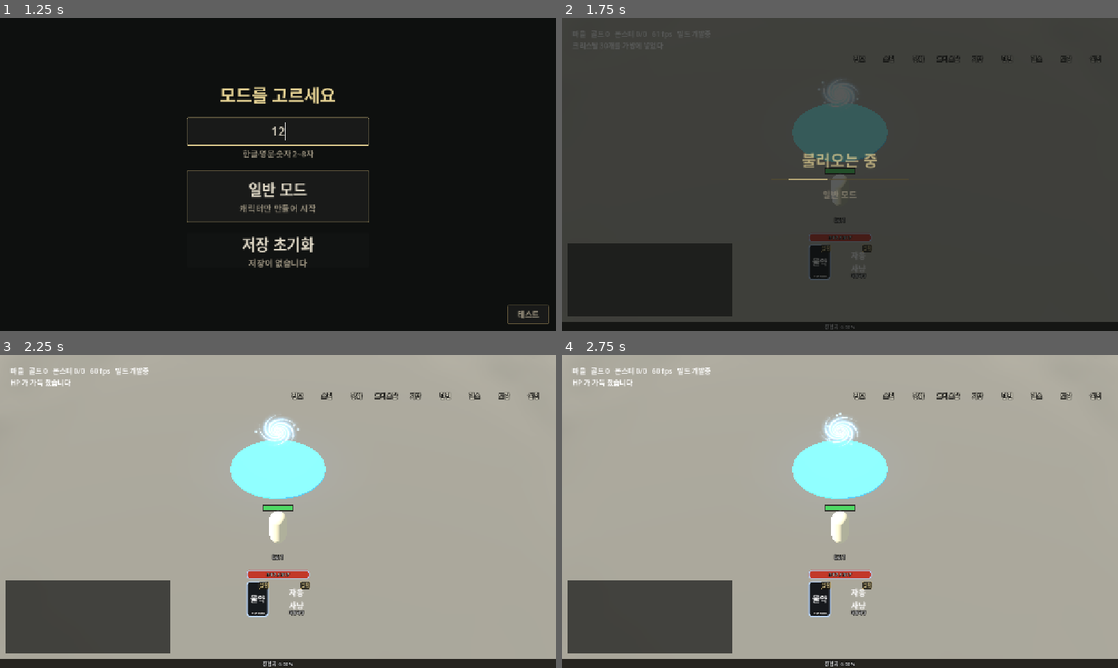
Above: before the commit, frames 1-4 (two rows, left to right).
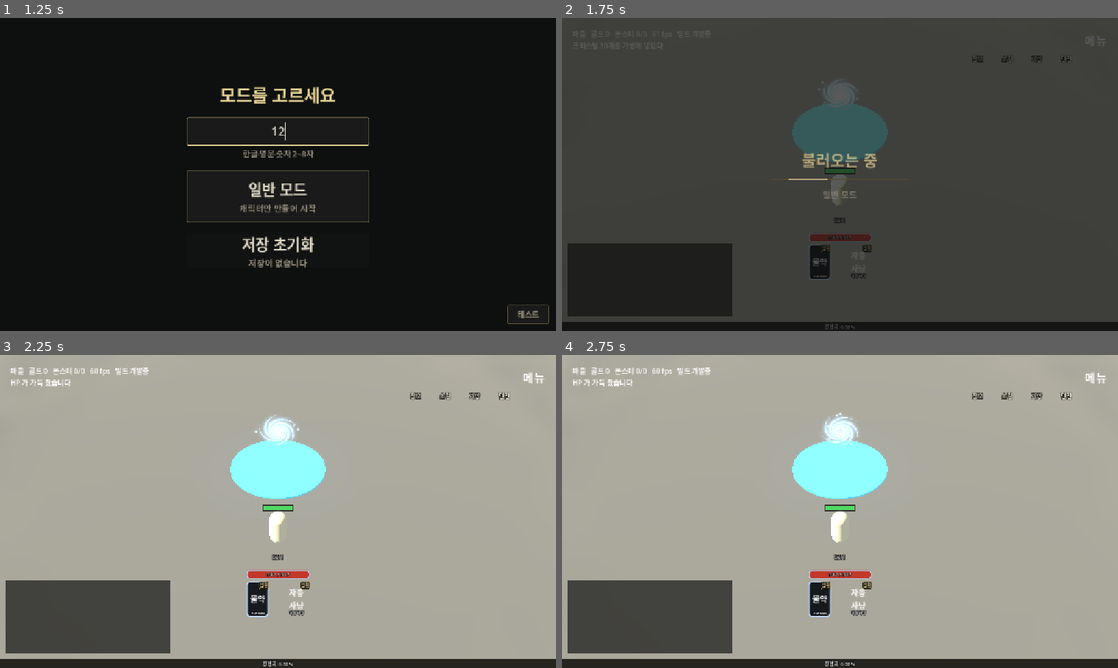
Above: after the commit, the same moments.

Repository: gogoalswo/MMORPG
Game: Godot game, scene res://start.tscn
Same seed, same stepped clock (60 frames per second), same inputs: the game is played once before the commit and once after it.
Inputs (mouse positions are in pixels of both pictures, inside the frame that each line leads up to):
- Up to frame 1 (1.25 s): click (278, 130) at 0.52 s; type "12" at 0.6 s
- Up to frame 2 (1.75 s): click (840, 196) at 1.27 s
- Up to frame 3 (2.25 s): click (255, 599) at 2 s
- Up to frame 4 (2.75 s): no input

Frame 1 is identical in both runs. In frame 2, 0.2% of the frame differs, in the area x 52-98%, y 5-15%; in frame 3, 0.4%; in frame 4, 0.4%.

Commit message:
메뉴를 ≡ 판으로 접고 장비 도감 마무리 — 아이콘 셋 · 문서
오른쪽 위 메뉴: 평소엔 정보·스킬·가방·던전 + ≡, 누르면 어두운 판이
펼쳐져 나머지가 4열로 서고 ≡ 자리에 X (요청 그림대로). 단추가 아홉이
되며 마을가기와 겹치던 것도 이것으로 풀렸다. 도감·≡·X 아이콘은 HUD
아이콘 기준 프롬프트로 바르코에서 뽑았다. codex.md 새로 쓰고 hud.md 에
"메뉴 판" 절.

Co-Authored-By: Claude Opus 5.5 <noreply@anthropic.com>
Claude-Session: https://claude.ai/code/session_013e2iJ4N6muS2TUA8goLhcE

Diff:
--- a/godot/game/game.gd
+++ b/godot/game/game.gd
@@ -124,6 +124,13 @@
 ## 오른쪽 위 메뉴 단추 (스킬·가방). 엄지로 누르니 퀵슬롯과 비슷한 크기다.
 ## **테두리가 없다** — 받은 그림이 그렇다 (2026-09-20). 그래서 아이콘을 거의 꽉 채운다
 const MENU_BTN := 62
+## 평소 줄에 늘 서는 메뉴 — 이름(글자)으로 고른다. 나머지는 ≡ 를 눌러야 펼쳐진다 (2026-10-01 요청 그림:
+## 다른 게임의 메뉴 — 평소엔 아이콘 넷 + ≡, 누르면 판이 펼쳐지고 ≡ 자리가 X)
+const MENU_QUICK := ["정보", "스킬", "가방", "던전"]
+## 펼친 판의 열 수 · 판 안 여백 · 줄 간격
+const MENU_SHEET_COLUMNS := 4
+const MENU_SHEET_PAD := 12
+const MENU_SHEET_ROW_GAP := 10
 ## HUD 위쪽 가운데 "마을가기" 단추 크기
 const HOME_BUTTON_SIZE := Vector2(140, 48)
 const MENU_INSET := 3
@@ -366,8 +373,15 @@
 var _auto_reset: Button
 ## 창에 지금 그려 둔 순서 — 바뀔 때만 줄을 다시 짓는다 (빈 글자면 다음에 반드시 짓는다)
 var _auto_shown := ""
-## 오른쪽 위 메뉴 단추 둘 (스킬·가방)
+## 오른쪽 위 메뉴 단추 전부 — 순서는 정보 · 스킬 · 강화 · 크리스탈 · 가방 · 던전 · 헬스 · 도감 · (랭킹) · 설정.
+## 평소 줄에 서는 것(`MENU_QUICK`)과 ≡ 를 눌러 펼치는 판에 서는 것으로 나뉜다 (2026-10-01)
 var _menu_cells: Array = []
+## 평소 줄 · 펼친 판 · 판의 칸 격자 · ≡ / X 단추
+var _menu_bar: HBoxContainer
+var _menu_sheet: PanelContainer
+var _menu_grid: GridContainer
+var _menu_open_cell: Control
+var _menu_close_cell: Control
 ## 가방 단추의 빨간 점 (`_add_red_dot`). 장비를 얻으면 켜고, 가방을 열면 끈다
 var _bag_dot: Control
 ## 설계 창 단추 — 오른쪽 맨 아래, 알파 0 (안 보이지만 눌린다)
@@ -2817,9 +2831,13 @@
 	column.grow_horizontal = Control.GROW_DIRECTION_BOTH
 	column.grow_vertical = Control.GROW_DIRECTION_BEGIN
 
+	# ≡ 를 누르면 펼쳐지는 판 — 평소 줄보다 **먼저** 단다 (줄이 판 위에 얹혀 그대로 보인다)
+	_build_menu_sheet()
 	var menu := HBoxContainer.new()
+	menu.name = "MenuBar"
 	menu.add_theme_constant_override("separation", 6)
 	_ui_root.add_child(menu)
+	_menu_bar = menu
 
 	# 오른쪽 위 메뉴. 2026-09-19 에 글자를 뺐다가 **2026-09-28 에 다시 아래에 달았다** —
 	# 그림만으로는 무엇인지 헷갈린다는 요청 ("이런식으로 텍스트 넣도록"). 그림도 같은 날
@@ -2852,8 +2870,28 @@
 	# 설정 — 메뉴 맨 끝 (2026-09-30 요청 "볼륨 조절 하는 기능 추가해"). 지금은 소리 크기만 있다.
 	# 그림(`ui_icon_settings`)은 아직 없어서 이름 글자만 선다
 	_menu_cells.append(_icon_button("ui_icon_settings", "설정", _toggle_sound_panel, MENU_BTN, true))
+	# 평소 줄엔 `MENU_QUICK` 넷만, 나머지는 펼친 판의 격자로 (2026-10-01 요청 그림)
 	for cell in _menu_cells:
-		menu.add_child(cell)
+		var hit: Button = cell.get_node("hit")
+		if hit.tooltip_text in MENU_QUICK:
+			menu.add_child(cell)
+		else:
+			_menu_grid.add_child(cell)
+			# 판 안 단추를 누르면 그 창이 열리고 판은 접힌다
+			hit.pressed.connect(_close_menu)
+	# 줄 맨 오른쪽 ≡ — 누르면 판이 펼쳐지고 그 자리에 X 가 선다. 글자 줄이 없어 아이콘 높이(위)에 맞춘다
+	_menu_open_cell = _icon_button("ui_icon_menu", "메뉴", _toggle_menu, MENU_BTN)
+	_menu_open_cell.name = "MenuOpen"
+	_menu_close_cell = _icon_button("ui_icon_menu_close", "닫기", _toggle_menu, MENU_BTN)
+	_menu_close_cell.name = "MenuClose"
+	for each: Control in [_menu_open_cell, _menu_close_cell]:
+		each.size_flags_vertical = Control.SIZE_SHRINK_BEGIN
+		menu.add_child(each)
+	_menu_close_cell.visible = false
+	# 판 맨 위는 평소 줄이 얹히는 자리 — 줄 크기를 그대로 따라간다
+	var room: Control = _menu_sheet.find_child("bar_room", true, false)
+	room.custom_minimum_size = menu.get_combined_minimum_size()
+	menu.resized.connect(func() -> void: room.custom_minimum_size = menu.size)
 	_bag_dot = _add_red_dot(bag_cell)
 	# 배울 수 있는 패시브 단계가 있으면 켠다 — `_refresh_status` 가 매 프레임 맞춘다 (2026-09-29 요청)
 	_skill_dot = _add_red_dot(skill_cell)
@@ -4438,6 +4476,61 @@
 	_close_button(_codex_panel, _toggle_codex, 0)
 
 
+## ≡ 를 눌러 펼치는 메뉴 판 (2026-10-01 요청: "오른쪽 위에 x버튼을 평소에는 … 3줄 짜리 ui 아이콘 만들고
+## 누르면 … 아이콘 나열되게"). 어두운 판 + 얇은 금테(ui-art-style.md), 맨 위는 평소 줄이 얹히는 빈 자리,
+## 구분선 아래에 나머지 단추가 `MENU_SHEET_COLUMNS` 열로 선다. 열 간격이 평소 줄과 같아 칸이 줄 아래에 맞는다
+func _build_menu_sheet() -> void:
+	_menu_sheet = PanelContainer.new()
+	_menu_sheet.name = "MenuSheet"
+	var box := StyleBoxFlat.new()
+	box.bg_color = Color(0.06, 0.055, 0.045, 0.94)
+	box.border_color = Color(GatePanel.CARD_GOLD, 0.55)
+	box.set_border_width_all(1)
+	box.set_corner_radius_all(6)
+	box.set_content_margin_all(MENU_SHEET_PAD)
+	_menu_sheet.add_theme_stylebox_override("panel", box)
+	var column := VBoxContainer.new()
+	column.add_theme_constant_override("separation", MENU_SHEET_ROW_GAP)
+	_menu_sheet.add_child(column)
+	var room := Control.new()
+	room.name = "bar_room"
+	room.mouse_filter = Control.MOUSE_FILTER_IGNORE
+	column.add_child(room)
+	var rule := ColorRect.new()
+	rule.color = GatePanel.HEAD_LINE
+	rule.custom_minimum_size = Vector2(0, 1)
+	rule.mouse_filter = Control.MOUSE_FILTER_IGNORE
+	column.add_child(rule)
+	_menu_grid = GridContainer.new()
+	_menu_grid.name = "MenuGrid"
+	_menu_grid.columns = MENU_SHEET_COLUMNS
+	_menu_grid.add_theme_constant_override("h_separation", 6)
+	_menu_grid.add_theme_constant_override("v_separation", MENU_SHEET_ROW_GAP)
+	column.add_child(_menu_grid)
+	_menu_sheet.visible = false
+	_ui_root.add_child(_menu_sheet)
+	# 평소 줄(위·오른쪽 20)을 판 여백만큼 감싼다 — 판 안쪽 왼쪽 끝이 줄 왼쪽 끝과 맞는다
+	_menu_sheet.set_anchors_and_offsets_preset(
+		Control.PRESET_TOP_RIGHT, Control.PRESET_MODE_MINSIZE, 20 - MENU_SHEET_PAD
+	)
+	_menu_sheet.grow_horizontal = Control.GROW_DIRECTION_BEGIN
+
+
+## ≡ / X — 판을 펼치거나 접는다
+func _toggle_menu() -> void:
+	_set_menu_open(not _menu_sheet.visible)
+
+
+func _close_menu() -> void:
+	_set_menu_open(false)
+
+
+func _set_menu_open(on: bool) -> void:
+	_menu_sheet.visible = on
+	_menu_open_cell.visible = not on
+	_menu_close_cell.visible = on
+
+
 func _open_gate() -> void:
 	_dungeon_panel.visible = false
 	_fitness_panel.visible = false
--- a/godot/tests/ui_test.gd
+++ b/godot/tests/ui_test.gd
@@ -607,6 +607,31 @@
 		_fail("메뉴 단추가 오른쪽 위에 안 붙었다: %s / %s" % [skill_rect, bag_rect])
 	if skill_rect.intersects(hp_rect) or skill_rect.intersects(badge):
 		_fail("메뉴 단추가 퀵슬롯 위 묶음과 겹친다")
+	# 평소 줄은 정보 · 스킬 · 가방 · 던전 + ≡ 이고, 나머지는 ≡ 를 눌러 펼치는 판에 선다 (2026-10-01 요청 그림)
+	var bar: Array = []
+	for c in game._menu_bar.get_children():
+		if c.visible:
+			var cap: Label = c.find_child("caption", true, false)
+			bar.append(cap.text if cap else str(c.name))
+	if bar != ["정보", "스킬", "가방", "던전", "MenuOpen"]:
+		_fail("평소 메뉴 줄이 %s" % [bar])
+	if game._menu_sheet.visible:
+		_fail("처음부터 메뉴 판이 펼쳐져 있다")
+	game._menu_open_cell.find_child("hit", true, false).pressed.emit()
+	await process_frame
+	await process_frame
+	var sheet: Rect2 = game._menu_sheet.get_global_rect()
+	if not game._menu_sheet.visible or game._menu_open_cell.visible or not game._menu_close_cell.visible:
+		_fail("≡ 를 눌렀는데 판 %s · ≡ %s · X %s" % [game._menu_sheet.visible, game._menu_open_cell.visible, game._menu_close_cell.visible])
+	elif not Rect2(Vector2.ZERO, screen).encloses(sheet):
+		_fail("펼친 메뉴 판이 화면 밖이다: %s" % sheet)
+	if game._menu_grid.get_child_count() != game._menu_cells.size() - 4:
+		_fail("판 안 단추가 %d개 (%d개여야 한다)" % [game._menu_grid.get_child_count(), game._menu_cells.size() - 4])
+	# 판의 첫 칸은 평소 줄 첫 칸 바로 아래 같은 열이다 (열 간격이 같다)
+	var first_bar: Rect2 = game._menu_cells[0].get_global_rect()
+	var first_grid: Rect2 = (game._menu_grid.get_child(0) as Control).get_global_rect()
+	if absf(first_grid.position.x - first_bar.position.x) > 1.0 or first_grid.position.y <= first_bar.end.y:
+		_fail("판 첫 칸이 줄 첫 칸 아래가 아니다: 줄 %s · 판 %s" % [first_bar, first_grid])
 	# 아이콘 아래 이름 글자 (2026-09-28 요청) — 여섯 단추 모두, 칸 안에서 안 잘리고 아이콘 아래에 붙는다
 	var names := ["정보", "스킬", "강화", "크리스탈", "가방", "던전"]
 	for i in names.size():
@@ -626,6 +651,24 @@
 		elif caption.get_global_rect().position.y < (pics[0] as Control).get_global_rect().end.y:
 			_fail("메뉴 글자 '%s' 가 아이콘과 겹친다: 글자 %s · 아이콘 %s" % [names[i], caption.get_global_rect(), (pics[0] as Control).get_global_rect()])
 
+	# 강화 · 크리스탈은 판 안에 나란히 (강화가 왼쪽)
+	var enh_rect: Rect2 = game._menu_cells[2].get_global_rect()
+	var cry_rect: Rect2 = game._menu_cells[3].get_global_rect()
+	if absf(cry_rect.position.x - enh_rect.end.x - 6.0) > 1.0 or absf(enh_rect.position.y - cry_rect.position.y) > 1.0:
+		_fail("판 안 강화 · 크리스탈이 나란하지 않다: 강화 %s · 크리스탈 %s" % [enh_rect, cry_rect])
+	# 판 안 단추를 누르면 그 창이 열리고 판은 접힌다 — X 로도 접힌다
+	game._menu_cells[3].find_child("hit", true, false).pressed.emit()
+	await process_frame
+	if game._menu_sheet.visible or not game._crystal_panel.visible:
+		_fail("판 안 크리스탈을 눌렀는데 판 %s · 크리스탈 창 %s" % [game._menu_sheet.visible, game._crystal_panel.visible])
+	game._menu_cells[3].find_child("hit", true, false).pressed.emit()
+	await process_frame
+	game._menu_open_cell.find_child("hit", true, false).pressed.emit()
+	game._menu_close_cell.find_child("hit", true, false).pressed.emit()
+	if game._menu_sheet.visible or not game._menu_open_cell.visible:
+		_fail("X 를 눌렀는데 판이 안 접혔다")
+	print("  메뉴: 줄 %s · 판 %s · 판 안 %d칸" % [bar, sheet, game._menu_grid.get_child_count()])
+
 	# 눌러서 창이 열린다
 	game._menu_cells[1].find_child("hit", true, false).pressed.emit()
 	await process_frame
@@ -638,11 +681,8 @@
 		_fail("오른쪽 위 가방 단추를 눌렀는데 가방이 안 열렸다")
 	game._toggle_bag()
 	await process_frame
-	# 크리스탈 — 가방 **바로 왼쪽**. 누르면 인벤토리·장비 창과 크리스탈 창이 같이 뜨고,
+	# 크리스탈 — ≡ 판 안 (2026-10-01 까지는 가방 바로 왼쪽). 누르면 인벤토리·장비 창과 크리스탈 창이 같이 뜨고,
 	# 장비 칸을 누르면 대상이 된다. 다시 누르면 셋 다 닫힌다
-	var cry_rect: Rect2 = game._menu_cells[3].get_global_rect()
-	if absf(bag_rect.position.x - cry_rect.end.x) > 12.0 or absf(cry_rect.position.y - bag_rect.position.y) > 1.0:
-		_fail("크리스탈 단추가 가방 옆이 아니다: 크리스탈 %s · 가방 %s" % [cry_rect, bag_rect])
 	if game._menu_cells[3].find_children("*", "TextureRect", true, false).is_empty():
 		_fail("크리스탈 단추에 그림이 없다 — npm run sync:godot 을 돌렸나 (ui_icon_crystal)")
 	game._menu_cells[3].find_child("hit", true, false).pressed.emit()
@@ -655,10 +695,7 @@
 	await process_frame
 	if game._crystal_panel.visible or game._bag_panel.visible or game._gear_panel.visible:
 		_fail("크리스탈 단추를 다시 눌렀는데 창이 안 닫혔다")
-	# 강화 — 크리스탈 **바로 왼쪽**. 누르면 강화 팝업이 대상 없이 **단일 강화 · 전체** 목록으로 뜬다 (2026-09-28)
-	var enh_rect: Rect2 = game._menu_cells[2].get_global_rect()
-	if absf(cry_rect.position.x - enh_rect.end.x) > 12.0 or absf(enh_rect.position.y - cry_rect.position.y) > 1.0:
-		_fail("강화 단추가 크리스탈 옆이 아니다: 강화 %s · 크리스탈 %s" % [enh_rect, cry_rect])
+	# 강화 — ≡ 판 안 크리스탈 왼쪽. 누르면 강화 팝업이 대상 없이 **단일 강화 · 전체** 목록으로 뜬다 (2026-09-28)
 	game._menu_cells[2].find_child("hit", true, false).pressed.emit()
 	await process_frame
 	var pop: EnhancePopup = game._enhance
@@ -2695,8 +2732,9 @@
 	if not Rect2(Vector2.ZERO, Vector2(1280, 720)).encloses(box) or box.position.y > 40.0 \
 			or absf(box.get_center().x - 640.0) > 2.0:
 		_fail("마을가기 단추가 위쪽 가운데가 아니다: %s" % box)
-	for cell in game._menu_cells:
-		if box.intersects(cell.get_global_rect()):
+	# 판 안 단추는 ≡ 를 눌렀을 때만 보인다 — 보이는 칸만 본다
+	for cell in game._menu_cells + [game._menu_open_cell]:
+		if (cell as Control).is_visible_in_tree() and box.intersects(cell.get_global_rect()):
 			_fail("마을가기 단추가 메뉴 %s 와 겹친다" % cell.get_global_rect())
 	var line: Label = game._label
 	if box.intersects(Rect2(line.global_position, line.get_minimum_size())):
--- a/godot/tools/shot.gd
+++ b/godot/tools/shot.gd
@@ -628,6 +628,8 @@
 const WINDOW_TOGGLES := {
 	"char": "_toggle_char", "rank": "_toggle_rank", "potion": "_toggle_potion_panel",
 	"auto": "_toggle_auto_panel", "debug": "_toggle_debug",
+	# ≡ 를 눌러 펼친 메뉴 판 · 장비 도감 (2026-10-01)
+	"menu": "_toggle_menu", "codex": "_toggle_codex",
 }
 
 
@@ -637,7 +639,19 @@
 	var player: Dictionary = game._transport._world._players[game._transport.my_id()]
 	player["level"] = LEVEL
 	player["skill_points"] = 99
+	if which == "codex":
+		# 칸이 비어 보이지 않게 — 희귀 몇 칸을 채우고, 넣을 수 있는 장비 몇 개를 가방에 둔다
+		var item := func(slot: String) -> String: return Items.item_id(3, slot)
+		player["codex"] = {item.call("weapon"): 0b111, item.call("armor"): 0b1, item.call("ring"): 0b11}
+		player["bag"] = [
+			{"id": item.call("weapon"), "grade": 3, "enhance": 3, "options": []},
+			{"id": item.call("helmet"), "grade": 3, "enhance": 0, "options": []},
+			{"id": Items.item_id(5, "boots"), "grade": 5, "enhance": 2, "options": []},
+		]
+		game._transport._world._refresh_stats(player)
 	if which in WINDOW_TOGGLES:
+		if which == "codex":
+			game._codex_panel._pick_grade(3)
 		game.call(WINDOW_TOGGLES[which])
 	elif which == "skills":
 		for skill in Skills.for_job(str(player.get("job", "fighter"))).slice(0, 4):
Not shown, changed: docs/features/README.md
Not shown, added: docs/features/codex.md
Not shown, changed: docs/features/fitness.md
Not shown, changed: docs/features/hud.md
Not shown, added: public/assets/icons/ui_icon_codex.png
Not shown, added: public/assets/icons/ui_icon_menu.png
Not shown, added: public/assets/icons/ui_icon_menu_close.png
Not shown, changed: scripts/fetch-assets.sh
Not shown, changed: scripts/sync-godot-assets.mjs
